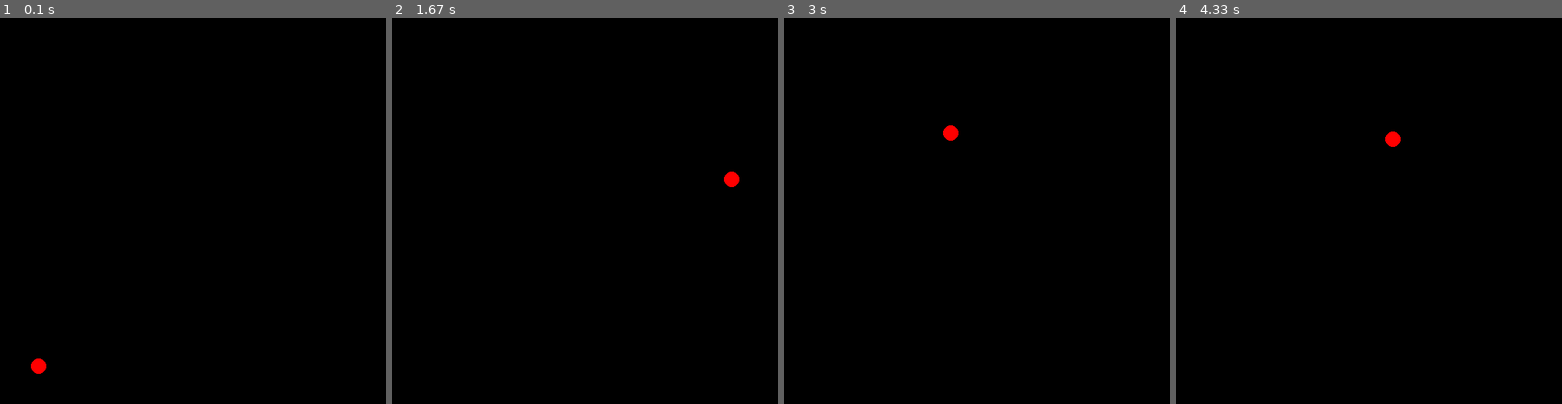
Above: before the commit, frames 1-4 (left to right).
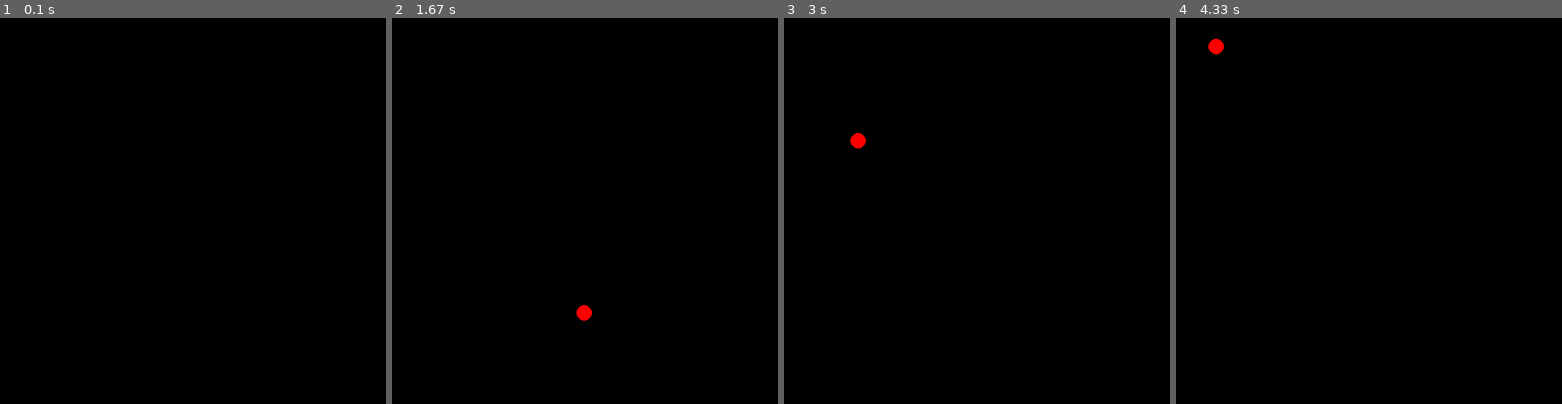
Above: after the commit, the same moments.

Repository: ras-2004-shaikh/Pygames
Game: pygame game, started from test1.py
Same seed, same stepped clock (60 frames per second), same inputs: the game is played once before the commit and once after it.
Inputs:
- Up to frame 1 (0.1 s): no input
- Up to frame 2 (1.67 s): hold Right 0.33-0.8 s; hold Up 0.83-1.13 s; tap Space at 0.9, 1.23, 1.53 s; hold Right 1.17-1.63 s
- Up to frame 3 (3 s): hold Left 1.67-2.2 s; tap Space at 1.73, 2.03, 2.3, 2.97 s; hold Down 2.23-2.53 s; tap B at 2.57 s; hold Left from 2.9 s (still down)
- Up to frame 4 (4.33 s): tap Space at 3.27, 3.4, 3.8, 4.1 s; release Left at 3.3 s; hold Up 3.33-3.7 s; tap B at 3.48 s; hold Right from 3.73 s (still down)

The runs differ from the first frame. In frame 1, 0.1% of the frame differs, in the area x 8-12%, y 88-93%; in frame 2, 0.2%, in the area x 47-90%, y 39-79%; in frame 3, 0.2%; in frame 4, 0.2%.

Commit message:
Add files via upload
Physics bouncy take 2. A little less responsive. A little more continuous. Same as before just a few lines here and there. Without rx and ry almost 100% energy conservation with bounces.

Diff:
--- a/test1.py
+++ b/test1.py
@@ -2,26 +2,36 @@
 
 win = pygame.display.set_mode((500,500))
 pygame.display.set_caption("Second Game")
-
+pygame.init()
 run=True
 x=50
 y=450
 r=10
 ax=0
-ay=1
+ay=0.001
 vx=0
 vy=0
 rx=0
 ry=0
+e=1
+m=0
+p=pygame.time.get_ticks()
+print(p)
+pygame.time.delay(100)
+print(pygame.time.get_ticks())
 while run:
-    pygame.time.delay(75)
+    m=pygame.time.get_ticks()
+    dt=m-p
+    p=pygame.time.get_ticks()
+    print(dt)
+    pygame.time.delay(10)
     for event in pygame.event.get():
         if event.type == pygame.QUIT:
             run=False
         if event.type == pygame.KEYDOWN:
             k2 = pygame.key.get_pressed()
             if k2[pygame.K_UP]:
-                vy -= 10
+                vy -= 0.5
             elif k2[pygame.K_DOWN]:
                 if vy<0:vy=0
             if k2[pygame.K_SPACE]:
@@ -29,32 +39,32 @@
                 vx*=1.05
     keys = pygame.key.get_pressed()
     if keys[pygame.K_LEFT]:
-        ax=-3
+        ax=-0.005
     if keys[pygame.K_RIGHT]:
-        ax=+3
+        ax=+0.005
     if keys[pygame.K_LEFT] and keys[pygame.K_RIGHT]:
         ax=0
     if (not keys[pygame.K_LEFT]) and (not keys[pygame.K_RIGHT]):
         ax=0
     if keys[pygame.K_b]:
-        ax = -vx/3
-    rx=-vx/50
-    ry=-vy/50
-    vx+=ax #+ rx
-    vy+=ay #+ ry
-    x+=vx
-    y+=vy
+        ax = -vx/300
+    rx=-vx/500
+    ry=-vy/500
+    vx+=ax*dt #+ rx*dt
+    vy+=ay*dt #+ ry*dt
+    x+=vx*dt
+    y+=vy*dt
     if y>=490 and vy > 0:
         y=490
-        vy=-vy
+        vy=-vy*e
     if y<=10:
-        vy=-vy
+        vy=-vy*e
         y=10
     if x<=10:
-        vx=-vx
+        vx=-vx*e
         x=10
     if x>=490:
-        vx=-vx
+        vx=-vx*e
         x = 490
     win.fill((0,0,0))
     pygame.draw.circle(win,(255,0,0), (x,y),r)
